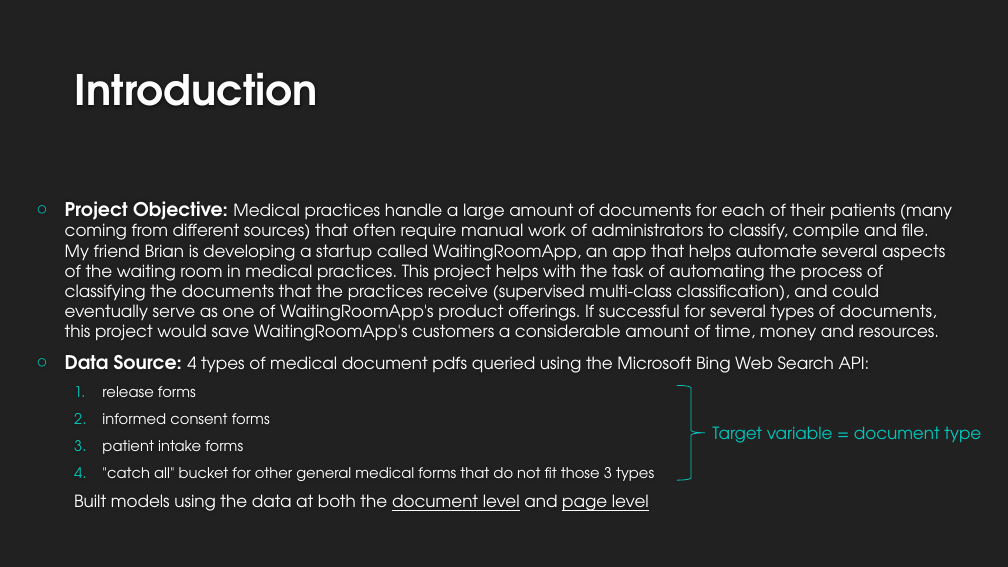
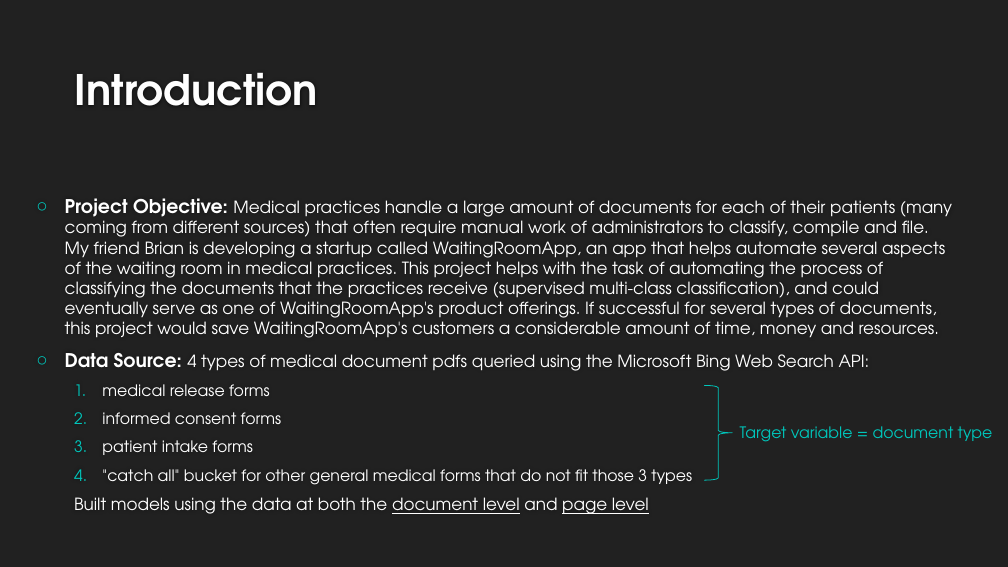
Before and after one commit to sierra073/DS-SF-31-sierra073, a slide deck: slide 2 of Final_Project/FP_3/Classifying Medical Documents.pptx. Drawn at 1008x567 pixels with LibreOffice and Linux fonts; fonts in the diff are those of the drawing; background and template pictures are left out. Boxes give left, top, right and bottom in pixels: in the first picture for what was removed or moved away, otherwise in the second. Text is boxed around its words. In the diff, an @@ line names an element or a change of style, - is before the commit and + after.

```diff
--- a/Final_Project/FP_3/Classifying Medical Documents.pptx
+++ b/Final_Project/FP_3/Classifying Medical Documents.pptx
@@ text at (102,384,270,396): text changed; size 14 to 15 pt @@
-  1. release forms
+  1. medical release forms
@@ right brace: place and size @@
-right brace at (678,386,706,480)
+right brace at (705,386,733,480)
@@ text at (102,412,692,485): size 14 to 15 pt in "informed consent forms", "patient intake forms", ""catch all" bucket for other general medical ..." @@
@@ text "Target variable = document type": place and size @@
-text "Target variable = document type" at (712,426,981,443)
+text "Target variable = document type" at (740,426,993,442)
@@ text "Target variable = document type" at (740,426,993,442): size 16 to 15 pt @@
```
Also in this commit, not shown: 2 other slides changed, 2 slides added, 1 slide removed.
